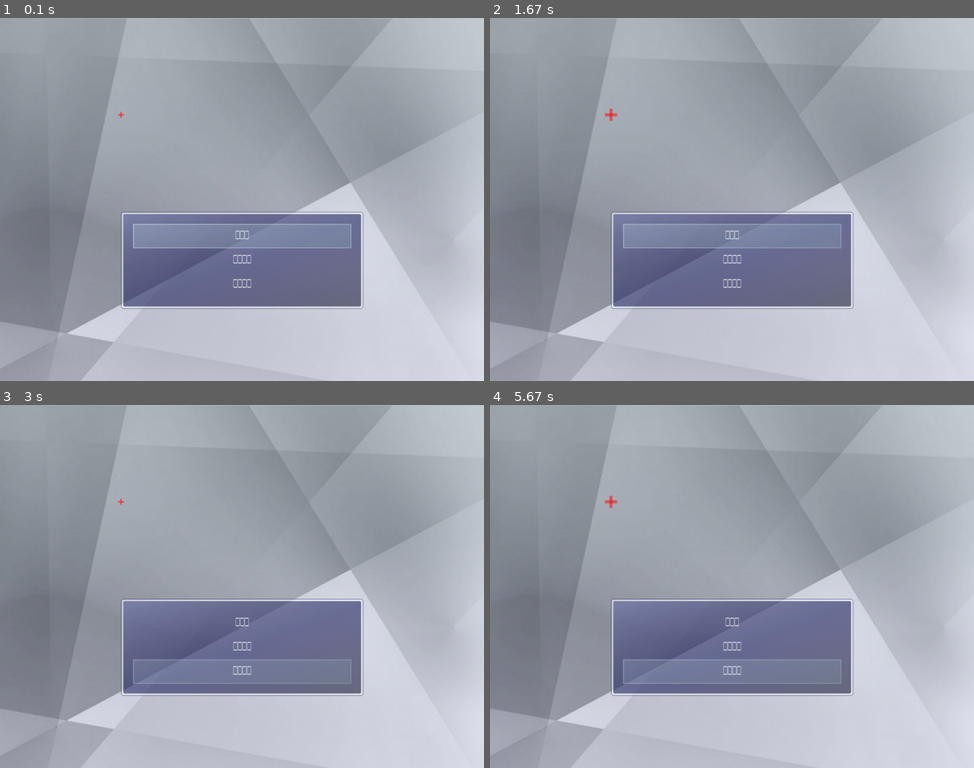
Above: before the commit, frames 1-4 (two rows, left to right).
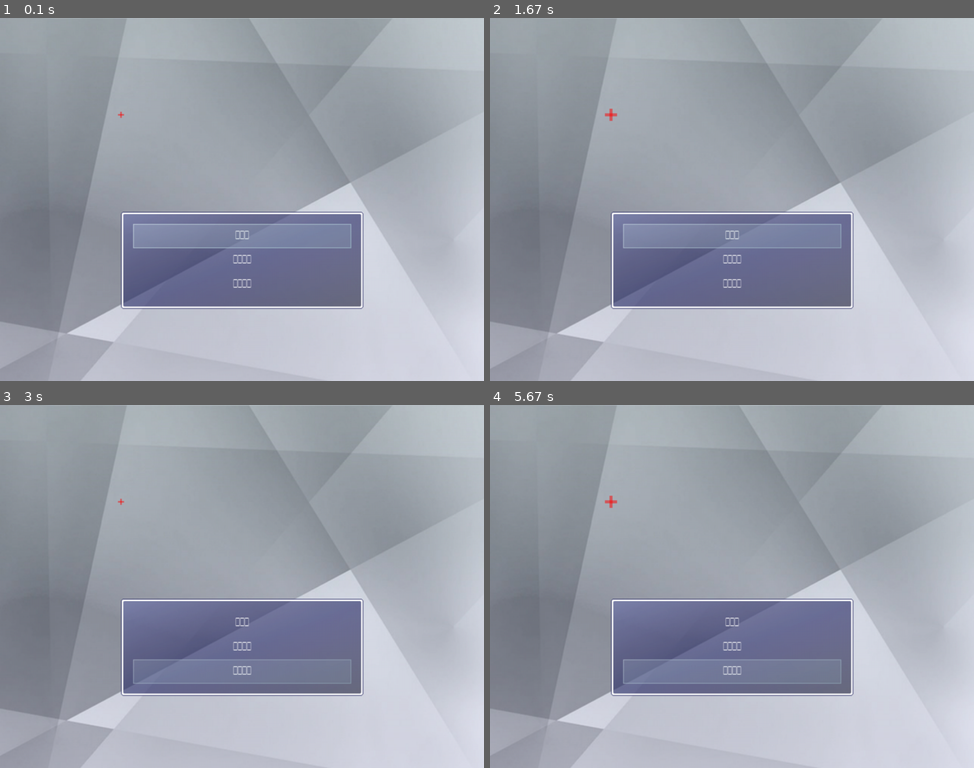
Above: after the commit, the same moments.

Repository: JasonLeon01/mota_python_framework
Game: pygame game, started from project/core.py
Same seed, same stepped clock (60 frames per second), same inputs: the game is played once before the commit and once after it.
Inputs:
- Up to frame 1 (0.1 s): no input
- Up to frame 2 (1.67 s): hold Right 0.33-0.8 s; hold Up 0.83-1.3 s
- Up to frame 3 (3 s): hold Left 1.83-2.37 s; hold Down 2.4-2.87 s; hold Left from 2.9 s (still down)
- Up to frame 4 (5.67 s): release Left at 3.3 s; hold Up 3.33-3.7 s; hold Right 3.73-4.37 s; hold Down 4.4-4.77 s; hold Left 4.8-5.27 s; hold Right from 5.3 s (still down)

The runs differ from the first frame. In frame 1, 0.3% of the frame differs, in the area x 25-76%, y 53-81%; in frame 2, 0.3%; in frame 3, 0.3%; in frame 4, 0.3%.

Commit message:
update details

Diff:
--- a/project/scripts/core/choice_window.py
+++ b/project/scripts/core/choice_window.py
@@ -13,19 +13,19 @@
 class ChoiceWindow(Window):
     def __init__(self, size):
         super().__init__(size)
-        self.colomn = 1
+        self.column = 1
         self.cursor_height = 32
         self.index = 0
         self.items = 1
         self.active = True
 
     def rows(self):
-        return int(math.ceil(1.0 * self.items / self.colomn))
+        return int(math.ceil(1.0 * self.items / self.column))
 
     def update_cursor_rect(self):
-        row = self.index / self.colomn
-        cursor_width = self.size[0] / self.colomn - 32
-        x = self.index % self.colomn * (cursor_width + 32)
+        row = self.index / self.column
+        cursor_width = self.size[0] / self.column - 32
+        x = self.index % self.column * (cursor_width + 32)
         y = int(row) * self.cursor_height
         if self.contents:
             y -= self.contents.oy
@@ -45,28 +45,25 @@
     def cancel(self):
         return self.mouse_in_rect() and Input.trigger(pygame.K_ESCAPE)
 
-    def update(self):
-        super().update()
-        if not self.active or self.items == 0 or self.index < 0:
-            return
-        if self.index >= self.items:
-            self.index = self.items - 1
+    def _key_response(self):
         if Input.repeat(pygame.K_UP):
-            if (self.colomn == 1 and Input.trigger(pygame.K_UP)) or self.index >= self.colomn:
-                self.index = (self.index - self.colomn + self.items) % self.items
+            if (self.column == 1 and Input.trigger(pygame.K_UP)) or self.index >= self.column:
+                self.index = (self.index - self.column + self.items) % self.items
                 Audio.play_voice(Config.cursor_se)
         if Input.repeat(pygame.K_DOWN):
-            if (self.colomn == 1 and Input.trigger(pygame.K_DOWN)) or self.index < self.items - self.colomn:
-                self.index = (self.index + self.colomn) % self.items
+            if (self.column == 1 and Input.trigger(pygame.K_DOWN)) or self.index < self.items - self.column:
+                self.index = (self.index + self.column) % self.items
                 Audio.play_voice(Config.cursor_se)
         if Input.repeat(pygame.K_LEFT):
-            if self.colomn > 1 and self.index > 0:
+            if self.column > 1 and self.index > 0:
                 self.index = (self.index - 1 + self.items) % self.items
                 Audio.play_voice(Config.cursor_se)
         if Input.repeat(pygame.K_RIGHT):
-            if self.colomn > 1 and self.index < self.items - 1:
+            if self.column > 1 and self.index < self.items - 1:
                 self.index = (self.index + 1) % self.items
                 Audio.play_voice(Config.cursor_se)
+
+    def _mouse_response(self):
         if self.mouse_in_rect() and System.wheel != 0:
             if System.wheel > 0:
                 self.index = (self.index - 1 + self.items) % self.items
@@ -75,9 +72,18 @@
                 self.index = (self.index + 1) % self.items
                 Audio.play_voice(Config.cursor_se)
             System.wheel = 0
+
+    def update(self):
+        super().update()
+        if not self.active or self.items == 0 or self.index < 0:
+            return
+        if self.index >= self.items:
+            self.index = self.items - 1
+        self._key_response()
+        self._mouse_response()
         if self.contents:
-            if (self.index / self.colomn) * 32 - self.contents.oy + 32 > self.size[1] - 32:
-                self.contents.oy = (self.index / self.colomn) * 32 - self.size[1] + 64
-            if (self.index / self.colomn) * 32 - self.contents.oy < 0:
-                self.contents.oy = (self.index / self.colomn) * 32
+            if (self.index / self.column) * 32 - self.contents.oy + 32 > self.size[1] - 32:
+                self.contents.oy = (self.index / self.column) * 32 - self.size[1] + 64
+            if (self.index / self.column) * 32 - self.contents.oy < 0:
+                self.contents.oy = (self.index / self.column) * 32
         self.update_cursor_rect()
--- a/project/scripts/core/surface.py
+++ b/project/scripts/core/surface.py
@@ -59,7 +59,7 @@
         if self.scale != 1.0 or self.angle != 0:
             draw_surface = pygame.transform.rotozoom(row_surface, self.angle, self.scale)
         else:
-            draw_surface = row_surface.copy()
+            draw_surface = row_surface
         draw_surface.set_alpha(self.opacity)
         rect = draw_surface.get_rect()
         rect.x = self.x - self.ox
--- a/project/scripts/core/window.py
+++ b/project/scripts/core/window.py
@@ -21,7 +21,15 @@
         self.__rect_rect = (0, 0, 0, 0)
         print('LOG: Window initialized successfully.')
 
-    def __draw_back(self):
+    def __render_corner(self, area_rects, positions, dst):
+        for i in range(4):
+            dst.blit(pygame.Surface.subsurface(self.asset, area_rects[i]), positions[i])
+
+    def __render_edge(self, area_rects, target_scales, positions, dst):
+        for i in range(4):
+            dst.blit(pygame.transform.scale(pygame.Surface.subsurface(self.asset, area_rects[i]), target_scales[i]), positions[i])
+
+    def __render_back(self):
         self.fill((0, 0, 0, 0))
         self.__content_surface.fill((0, 0, 0, 0))
         if self.__content_surface.size != (self.size[0] - 32, self.size[1] - 32):
@@ -29,15 +37,9 @@
         row_surface = self.copy()
         row_surface.blit(pygame.transform.scale(pygame.Surface.subsurface(self.asset, (0, 0, 128, 128)), (self.size[0] - 2, self.size[1] - 2)), (1, 1))
         row_surface.set_alpha(self.back_opacity)
-        row_surface.blit(pygame.Surface.subsurface(self.asset, (128, 0, 16, 16)), (0, 0))
-        row_surface.blit(pygame.Surface.subsurface(self.asset, (176, 0, 16, 16)), (self.size[0] - 16, 0))
-        row_surface.blit(pygame.Surface.subsurface(self.asset, (128, 48, 16, 16)), (0, self.size[1] - 16))
-        row_surface.blit(pygame.Surface.subsurface(self.asset, (176, 48, 16, 16)), (self.size[0] - 16, self.size[1] - 16))
-        row_surface.blit(pygame.transform.scale(pygame.Surface.subsurface(self.asset, (144, 0, 32, 16)), (self.size[0] - 32, 16)), (16, 0))
-        row_surface.blit(pygame.transform.scale(pygame.Surface.subsurface(self.asset, (144, 48, 32, 16)), (self.size[0] - 32, 16)), (16, self.size[1] - 16))
-        row_surface.blit(pygame.transform.scale(pygame.Surface.subsurface(self.asset, (128, 16, 16, 32)), (16, self.size[1] - 32)), (0, 16))
-        row_surface.blit(pygame.transform.scale(pygame.Surface.subsurface(self.asset, (176, 16, 16, 32)), (16, self.size[1] - 32)), (self.size[0] - 16, 16))
         self.blit(row_surface, self.get_rect())
+        self.__render_corner([(128, 0, 16, 16), (176, 0, 16, 16), (128, 48, 16, 16), (176, 48, 16, 16)], [(0, 0), (self.size[0] - 16, 0), (0, self.size[1] - 16), (self.size[0] - 16, self.size[1] - 16)], self)
+        self.__render_edge([(144, 0, 32, 16), (144, 48, 32, 16), (128, 16, 16, 32), (176, 16, 16, 32)], [(self.size[0] - 32, 16), (self.size[0] - 32, 16), (16, self.size[1] - 32), (16, self.size[1] - 32)], [(16, 0), (16, self.size[1] - 16), (0, 16), (self.size[0] - 16, 16)], self)
 
     def set_rect(self, x, y, width, height):
         self.__has_rect = True
@@ -47,19 +49,13 @@
         x, y, width, height = rect
         draw_surface = pygame.surface.Surface((width, height), pygame.SRCALPHA)
         draw_surface.blit(pygame.transform.scale(pygame.Surface.subsurface(self.asset, (132, 68, 24, 24)), (width - 8, height - 8)), (4, 4))
-        draw_surface.blit(pygame.Surface.subsurface(self.asset, (128, 64, 4, 4)), (0, 0))
-        draw_surface.blit(pygame.Surface.subsurface(self.asset, (156, 64, 4, 4)), (0 + width - 4, 0))
-        draw_surface.blit(pygame.Surface.subsurface(self.asset, (128, 92, 4, 4)), (0, height - 4))
-        draw_surface.blit(pygame.Surface.subsurface(self.asset, (156, 92, 4, 4)), (0 + width - 4, height - 4))
-        draw_surface.blit(pygame.transform.scale(pygame.Surface.subsurface(self.asset, (132, 64, 24, 4)), (width - 8, 4)), (4, 0))
-        draw_surface.blit(pygame.transform.scale(pygame.Surface.subsurface(self.asset, (132, 92, 24, 4)), (width - 8, 4)), (4, height - 4))
-        draw_surface.blit(pygame.transform.scale(pygame.Surface.subsurface(self.asset, (128, 68, 4, 24)), (4, height - 8)), (0, 4))
-        draw_surface.blit(pygame.transform.scale(pygame.Surface.subsurface(self.asset, (156, 68, 4, 24)), (4, height - 8)), (width - 4, 4))
+        self.__render_corner([(128, 64, 4, 4), (156, 64, 4, 4), (128, 92, 4, 4), (156, 92, 4, 4)], [(0, 0), (width - 4, 0), (0, height - 4), (width - 4, height - 4)], draw_surface)
+        self.__render_edge([(132, 64, 24, 4), (132, 92, 24, 4), (128, 68, 4, 24), (156, 68, 4, 24)], [(width - 8, 4), (width - 8, 4), (4, height - 8), (4, height - 8)], [(4, 0), (4, height - 4), (0, 4), (width - 4, 4)], draw_surface)
         draw_surface.set_alpha(120 + 5 * abs(27 - Graphics.frame_count() % 54))
         dst.blit(draw_surface, (x, y))
 
     def update(self):
-        self.__draw_back()
+        self.__render_back()
         if self.contents:
             self.contents.update(self.__content_surface)
             if self.__has_rect:
